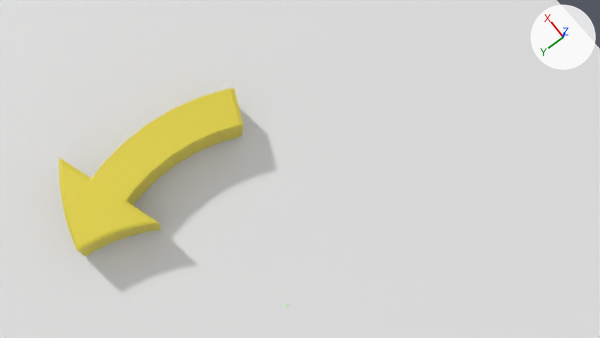
A saved change to the Blender file asset_src/arrows.blend.
Camera for both pictures: the file's camera 'Camera'. Arrows for +X, +Y and +Z are at upper right; the lights stay in place.

The first picture shows 'ArrowRotated', 'Plane'.
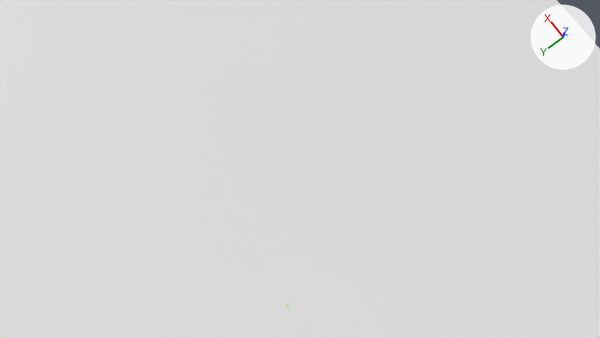
Boxes (x1, y1, x2, y2) around the edits, measured in the pictures (600 x 338 px):
'ArrowRotated', reshaped, moved, turned, modifiers changed (not visible afterwards)
    before: (59, 88, 243, 256)

Patch to the scene script:
```diff
--- a/asset_src/arrows.blend.py
+++ b/asset_src/arrows.blend.py
@@ me_cube @@
 # used by ob_arrowrotated; location = (0.0, 0.0, 15.26); scale = (1.0, 1.0, 3.8)
-me_cube.from_pydata(...)  # 214 vertices, 215 faces; spans x -1.0..1.0, y -2.87..2.87, z -1.0..1.84
+me_cube.from_pydata(...)  # 398 vertices, 406 faces; spans x -0.05..0.05, y -0.1..0.08, z 0.0
+# me_cube part 1: 214 vertices removed from x -1.0..1.0, y -2.87..2.87, z -1.0..1.84
 me_cube.materials.append(mat_material)
@@ ob_arrowrotated @@
 ob_arrowrotated = bpy.data.objects.new('ArrowRotated', me_cube)
-ob_arrowrotated.location = (0.0, 0.0, 15.26)
+ob_arrowrotated.location = (0.01, -0.14, 0.0)
+ob_arrowrotated.rotation_euler = (0.0431, 0.0467, -1.676)  # degrees (2.5, 2.7, -96)
 ob_arrowrotated.scale = (1.0, 1.0, 3.8)
-_m = ob_arrowrotated.modifiers.new('Bevel', 'BEVEL')
-_m = ob_arrowrotated.modifiers.new('Curve', 'CURVE')
-_m.object = ob_beziercircle
-_m.deform_axis = 'NEG_Z'
```
